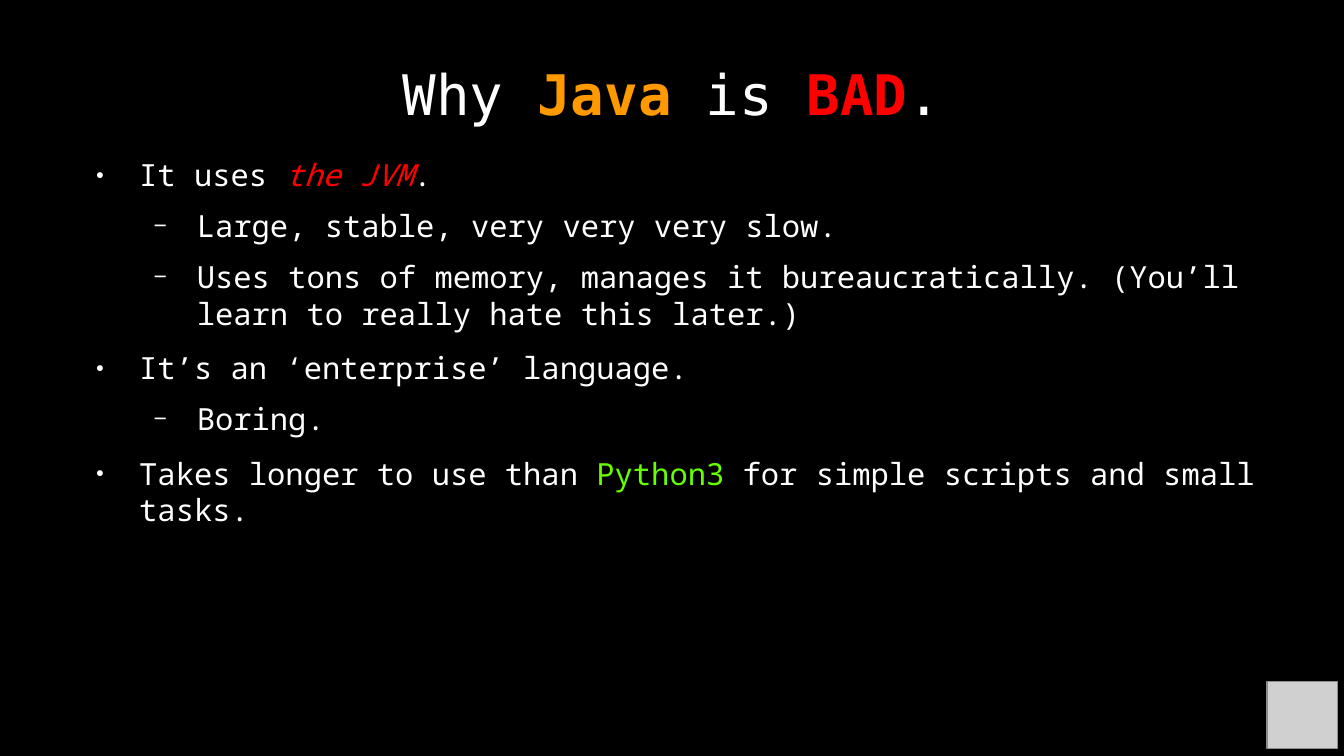
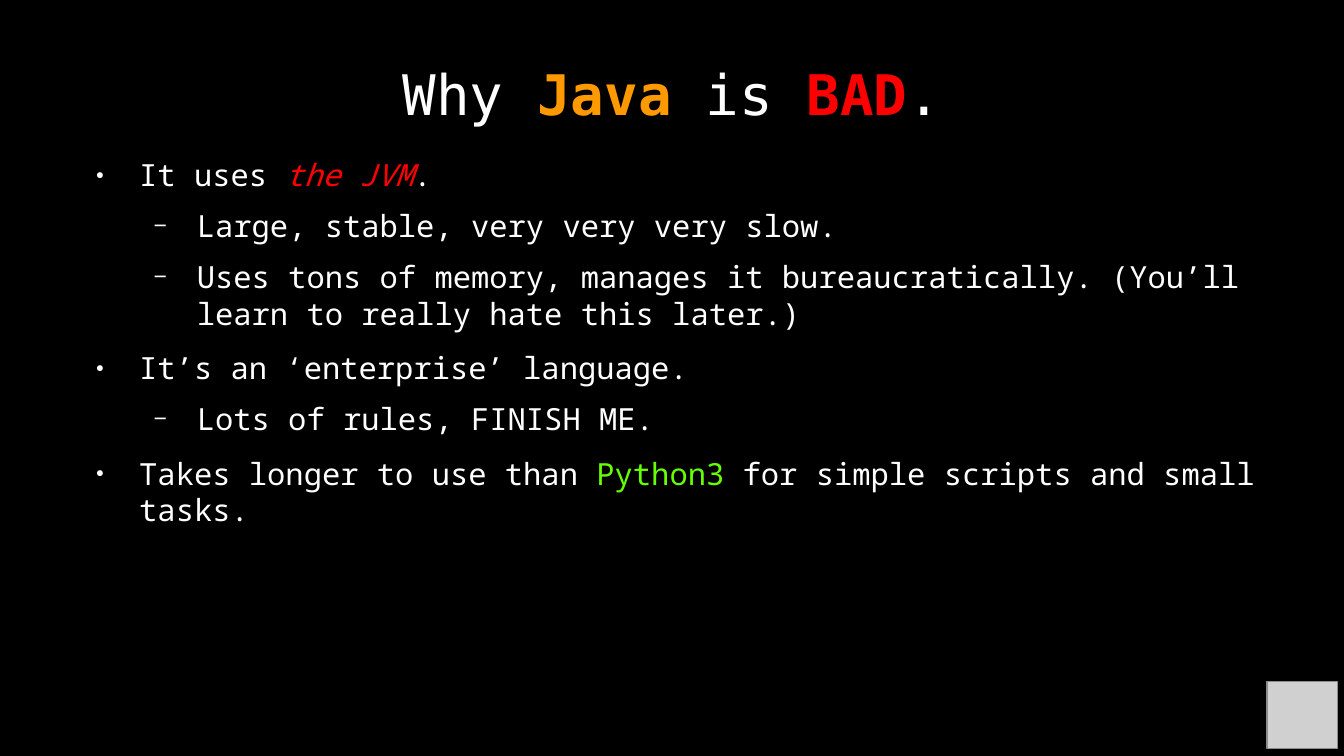
Before and after one commit to RyanFleck/Projects, a slide deck: slide 14 of Teaching/RCF_Py_Java_Tutorial.odp (slide 15 before the commit). Drawn at 1344x756 pixels with LibreOffice and Linux fonts; fonts in the diff are those of the drawing; grey boxes stand for pictures; background and template pictures are left out. Boxes give left, top, right and bottom in pixels: in the first picture for what was removed or moved away, otherwise in the second. Text is boxed around its words. In the diff, an @@ line names an element or a change of style, - is before the commit and + after.

```diff
--- a/Teaching/RCF_Py_Java_Tutorial.odp
+++ b/Teaching/RCF_Py_Java_Tutorial.odp
@@ text at box(197, 406, 654, 435): text changed @@
-  − Boring.
+  − Lots of rules, FINISH ME.
```
Also in this commit, not shown: 2 other slides changed, 1 slide removed, 5 other files.
